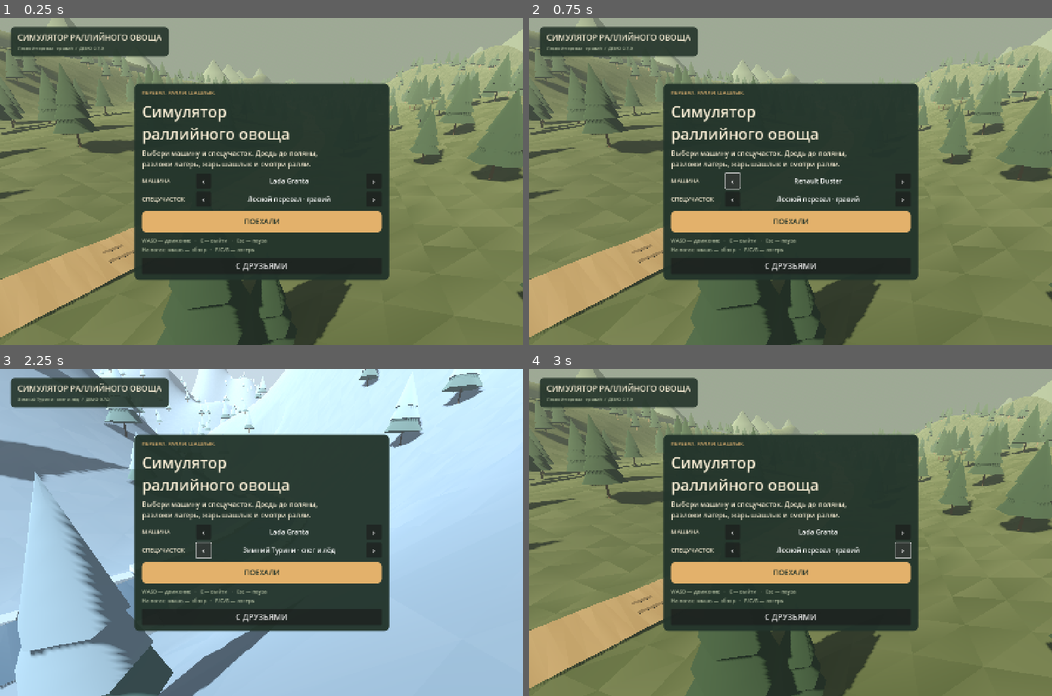
Above: before the commit, frames 1-4 (two rows, left to right).
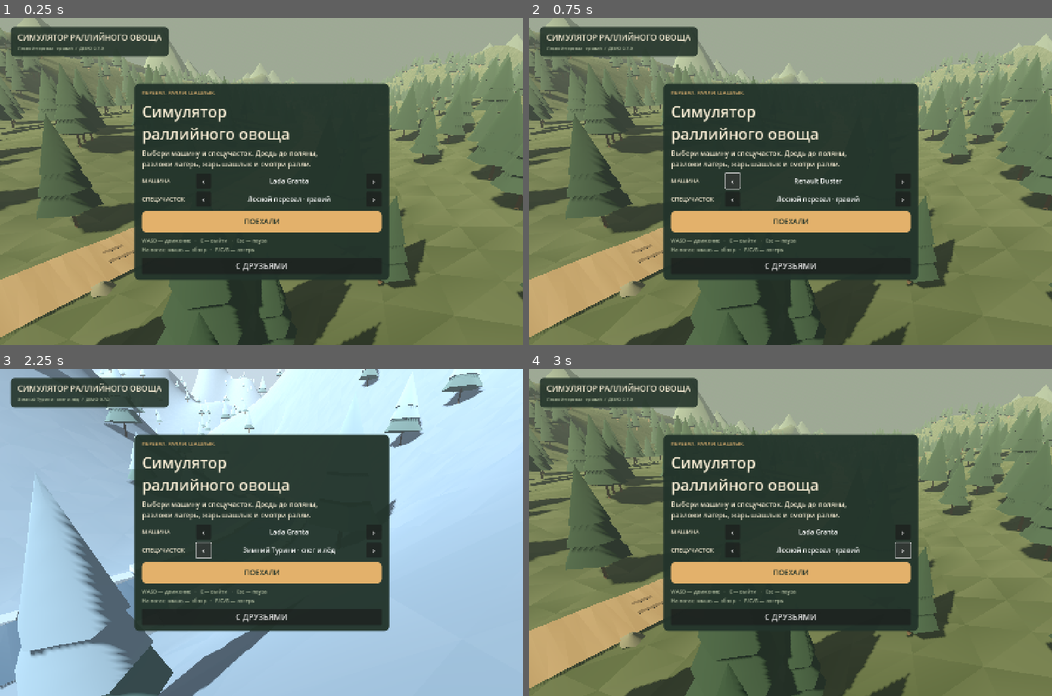
Above: after the commit, the same moments.

Repository: DaniilSmirnov/rfm-simulator
Game: Godot game, scene res://main.tscn
The game is run twice, just before and just after one commit, with the same random seed, the same clock (stepped at 60 frames per second) and the same inputs.
Inputs:
- Up to frame 1 (0.25 s): no input
- Up to frame 2 (0.75 s): click "‹" at 0.5 s
- Up to frame 3 (2.25 s): click "›" at 1.25 s; click "‹" at 2 s
- Up to frame 4 (3 s): click "›" at 2.75 s

The runs differ from the first frame. In frame 1, 9.2% of the frame differs, in the area x 0-100%, y 0-100%; in frame 2, 9.2%; in frame 3, 1.8%; in frame 4, 9.2%.

Commit message:
Make forest denser and turn footpaths into natural clearings

Diff:
--- a/game/scripts/stage.gd
+++ b/game/scripts/stage.gd
@@ -120,13 +120,12 @@
 	rng.seed = 7102026 + variant * 971
 	_build_terrain()
 	_build_road()
-	_build_trails()
 	var forest: Array[Dictionary] = []
-	for i in range(520 if winter else 1250):
+	for i in range(520 if winter else 2200):
 		var p = Vector3(rng.randf_range(-150, 150), 0, rng.randf_range(-LENGTH - 65, 50))
 		if road_distance(p) < 9:
 			continue
-		if trail_distance(p) < 4.6:
+		if trail_distance(p) < 3.2:
 			continue
 		var in_clearing = false
 		for c in clearings:
@@ -186,37 +185,6 @@
 	mat.vertex_color_is_srgb = true
 	n.material_override = mat
 	add_child(n)
-
-func _build_trails() -> void:
-	# Low-poly gravel footpaths. Their centre line follows the same height
-	# samples used by `ground`, so walkers do not float above the terrain.
-	for trail in trails:
-		var st = SurfaceTool.new()
-		st.begin(Mesh.PRIMITIVE_TRIANGLES)
-		var trail_points: Array = trail.points
-		var half_width: float = trail.width * 0.5
-		for i in range(trail_points.size() - 1):
-			var a: Vector3 = trail_points[i]
-			var b: Vector3 = trail_points[i + 1]
-			var forward = Vector3(b.x - a.x, 0, b.z - a.z).normalized()
-			var across = Vector3(-forward.z, 0, forward.x) * half_width
-			var left = a + across
-			var right = a - across
-			var next_left = b + across
-			var next_right = b - across
-			for v in [left, right, next_left, right, next_right, next_left]:
-				v.y = ground(v) + 0.035
-				st.set_color(Color("87775e").lightened(rng.randf_range(-0.06, 0.06)))
-				st.add_vertex(v)
-		st.generate_normals()
-		var mesh_instance = MeshInstance3D.new()
-		mesh_instance.name = "ForestFootpath"
-		mesh_instance.mesh = st.commit()
-		var material = RallyProps.material(Color.WHITE)
-		material.vertex_color_use_as_albedo = true
-		material.vertex_color_is_srgb = true
-		mesh_instance.material_override = material
-		add_child(mesh_instance)
 
 func _build_road() -> void:
 	var st = SurfaceTool.new()
